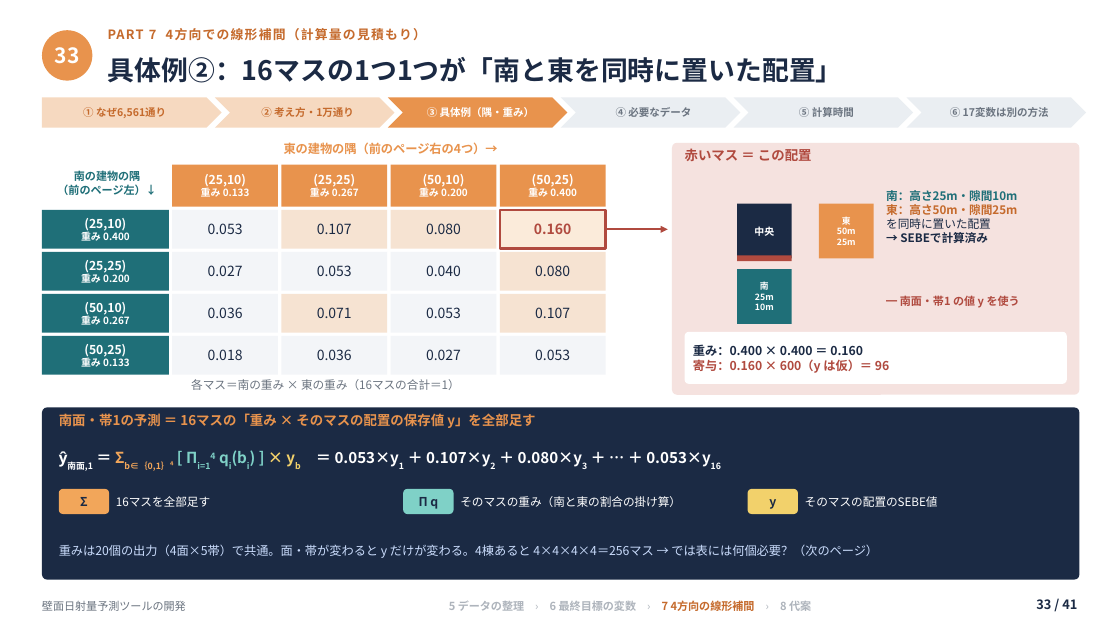
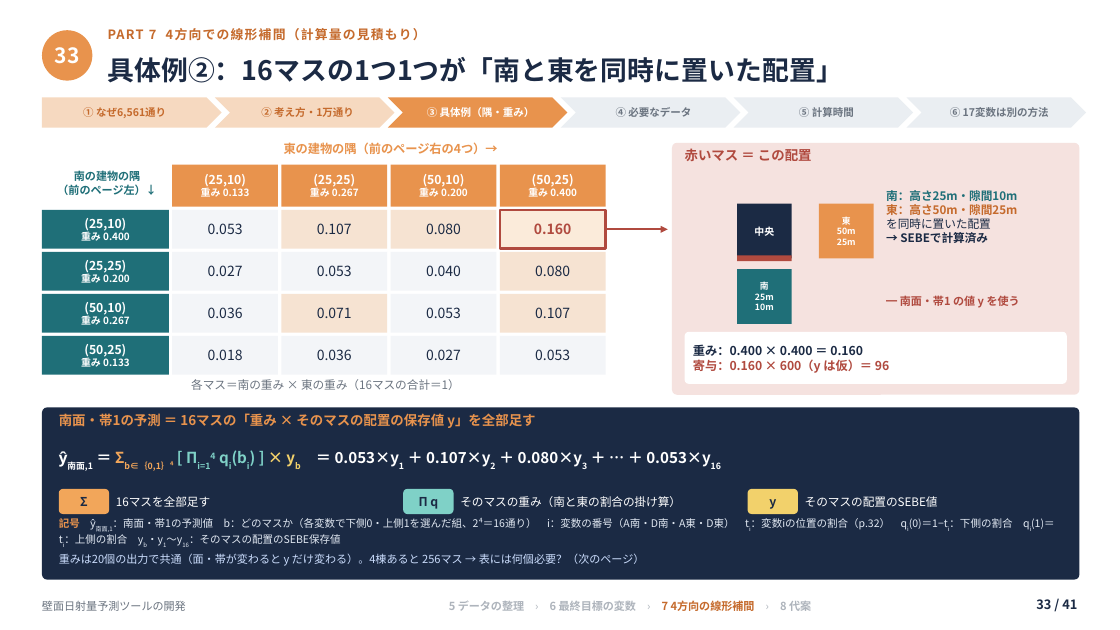
Before and after one commit to koyoy1016-gif/koyo1016, a slide deck: slide 33 of slides/壁面日射量予測ツールの開発_補足付き.pptx. Drawn at 1120x630 pixels with LibreOffice and Linux fonts; fonts in the diff are those of the drawing. Boxes give left, top, right and bottom in pixels: in the first picture for what was removed or moved away, otherwise in the second. Text is boxed around its words. In the diff, an @@ line names an element or a change of style, - is before the commit and + after.

```diff
--- a/slides/壁面日射量予測ツールの開発_補足付き.pptx
+++ b/slides/壁面日射量予測ツールの開発_補足付き.pptx
@@ text added at (59,518,735,546), 9 pt, text #E1E8F2 @@
+記号 ŷ南面,1：南面・帯1の予測値 b：どのマスか（各変数で下側0・上側1を選んだ組、2⁴＝16通り） i：変数の番号（A南・D南・A東・D東） ti：変数iの位置の割合（p.32） qi(0)＝1−ti：下側の割合 qi(1)＝ti：上側の割合 yb・y1〜y16：そのマスの配置のSEBE保存値
@@ text at (59,553,645,566): text changed; size 10.5 to 9.5 pt @@
-重みは20個の出力（4面×5帯）で共通。面・帯が変わると y だけが変わる。4棟あると 4×4×4×4＝256マス → では表には何個必要？（次のページ）
+重みは20個の出力で共通（面・帯が変わると y だけ変わる）。4棟あると 256マス → 表には何個必要？（次のページ）
@@ text "重みは20個の出力で共通（面・帯が変わると y だけ変わる）。4棟あると 256マス → ..." at (59,553,645,566): vertical alignment middle to top @@
```
Also in this commit, not shown: 7 other slides changed, 1 other file.
